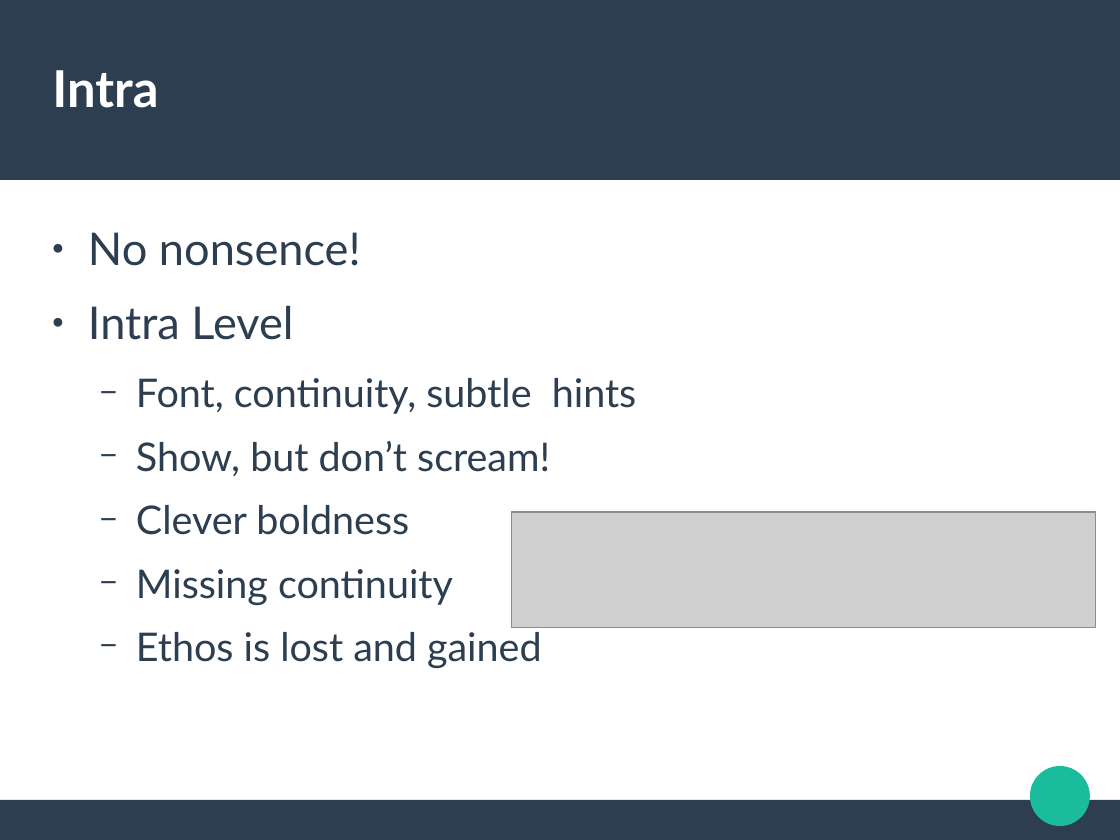
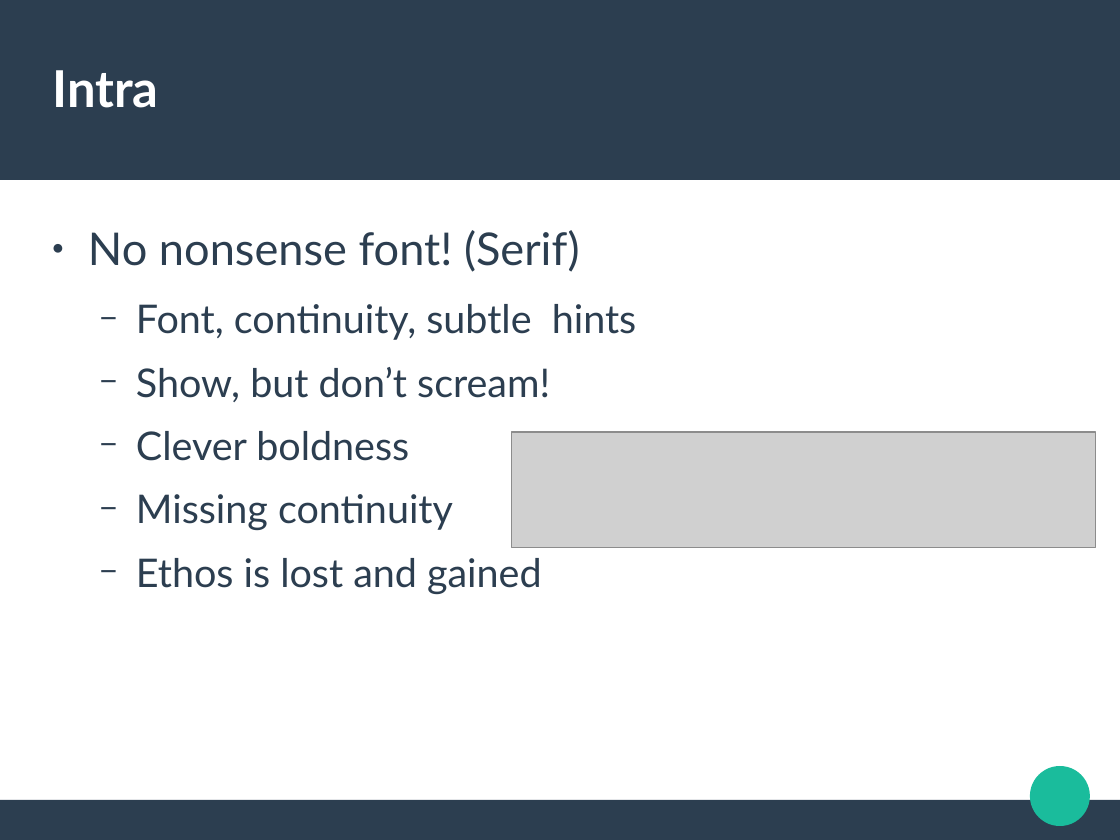
Before and after one commit to codedevstem/School, a slide deck: slide 9 of dikult205/present/Presentation.odp. Drawn at 1120x840 pixels with LibreOffice and Linux fonts; fonts in the diff are those of the drawing; grey boxes stand for pictures. Boxes give left, top, right and bottom in pixels: in the first picture for what was removed or moved away, otherwise in the second. Text is boxed around its words. In the diff, an @@ line names an element or a change of style, - is before the commit and + after.

```diff
--- a/dikult205/present/Presentation.odp
+++ b/dikult205/present/Presentation.odp
@@ text at (x1=88, y1=230, x2=580, y2=272): text changed @@
-● No nonsence!
-● Intra Level
+● No nonsense font! (Serif)
@@ picture moved from (x1=512, y1=512, x2=1097, y2=628) to (x1=512, y1=432, x2=1097, y2=548) @@
```
Also in this commit, not shown: 7 other slides changed, 1 other file.
